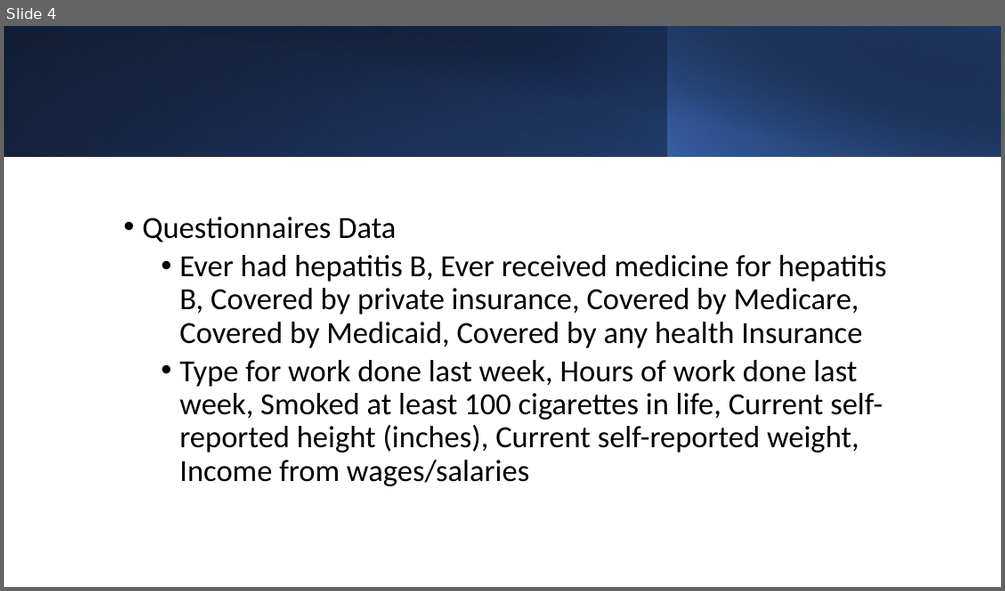
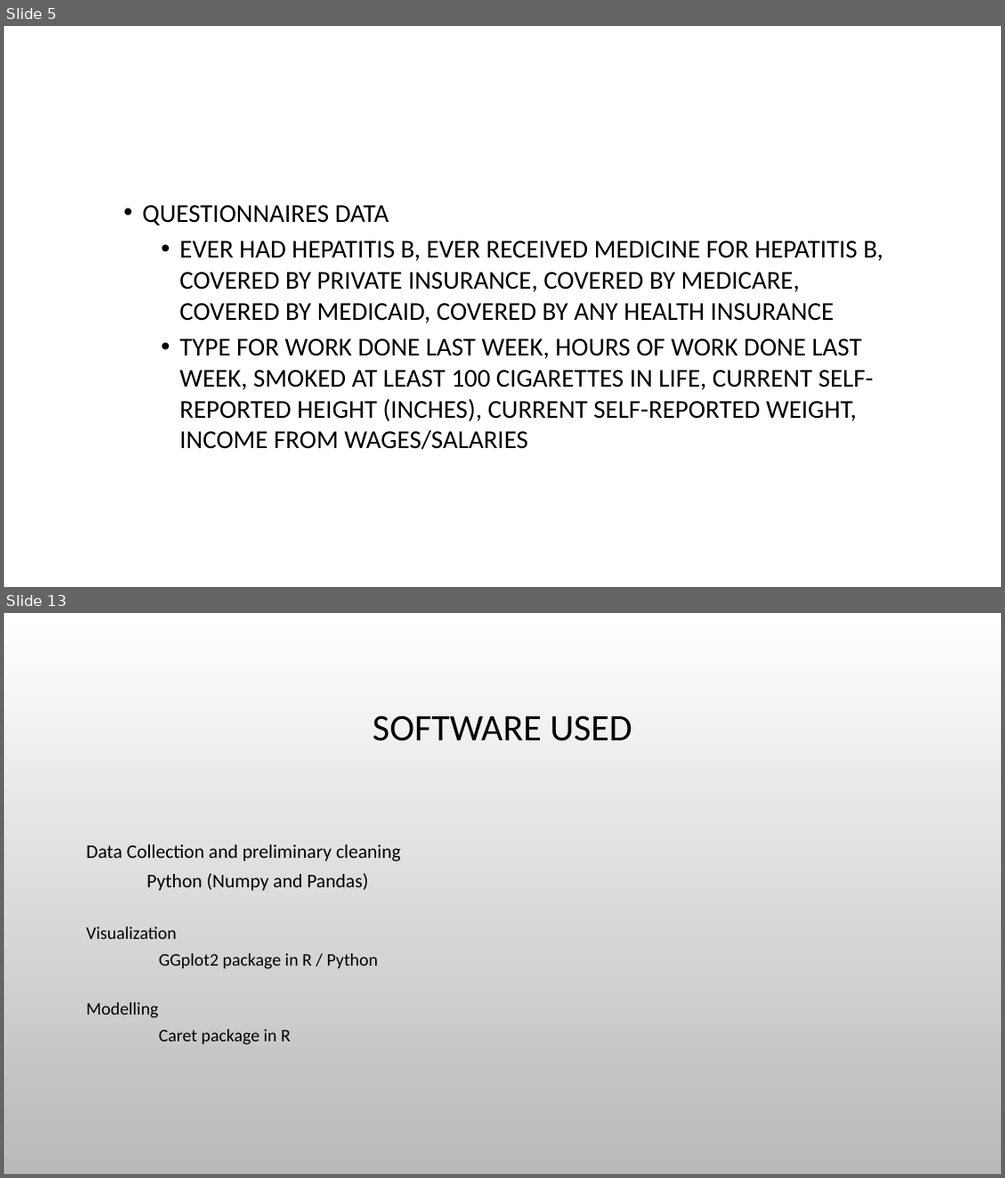
Before and after one commit to johnnie19/NHANES-HBV-Prediction-Analysis, a slide deck: Predictive Model for Chronic Hepatitis B Infection DataDivers.pptx. Shown one above the other, each under a label of ours: slide 4 before the commit, slides 5 and 13 after it; the slides between them are not shown. The pictures are 1005x591 and 1005x1178 pixels, drawn with LibreOffice and Linux fonts; fonts in the diff are those of the drawing; background and template pictures are left out. Boxes give left, top, right and bottom in pixels: in the first picture for what was removed or moved away, otherwise in the second. Text is boxed around its words. In the diff, an @@ line names an element or a change of style, - is before the commit and + after.

```diff
--- a/Predictive Model for Chronic Hepatitis B Infection DataDivers.pptx
+++ b/Predictive Model for Chronic Hepatitis B Infection DataDivers.pptx
@@ slide 13 added at (4, 613, 1001, 1174), background picture (left out) @@
@@ title added at (372, 715, 632, 741), 36 pt, text #000000 @@
+SOFTWARE USED
@@ text added at (86, 844, 401, 891), 18.4 pt, text #000000 @@
+Data Collection and preliminary cleaning
+Python (Numpy and Pandas)
@@ text added at (86, 926, 378, 969), 17 pt, text #000000 @@
+Visualization
+GGplot2 package in R / Python
@@ text added at (86, 1002, 291, 1045), 17 pt, text #000000 @@
+Modelling
+Caret package in R
@@ what was slide 4 is now slide 5 @@
@@ slide 5 changed as well @@
@@ rectangle removed at (4, 26, 1001, 156) @@
@@ rectangle removed at (4, 26, 668, 156) @@
@@ rectangle removed at (41, 26, 1001, 157) @@
@@ rectangle removed at (667, 26, 1001, 156) @@
@@ text at (142, 205, 883, 450): text changed; size 29.6 to 24.8 pt @@
-• Questionnaires Data
-  • Ever had hepatitis B, Ever received medicine for hepatitis B, Covered by private insurance, Covered by Medicare, Covered by Medicaid, Covered by any health Insurance
-  • Type for work done last week, Hours of work done last week, Smoked at least 100 cigarettes in life, Current self-reported height (inches), Current self-reported weight, Income from wages/salaries
+• QUESTIONNAIRES DATA
+  • EVER HAD HEPATITIS B, EVER RECEIVED MEDICINE FOR HEPATITIS B, COVERED BY PRIVATE INSURANCE, COVERED BY MEDICARE, COVERED BY MEDICAID, COVERED BY ANY HEALTH INSURANCE
+  • TYPE FOR WORK DONE LAST WEEK, HOURS OF WORK DONE LAST WEEK, SMOKED AT LEAST 100 CIGARETTES IN LIFE, CURRENT SELF-REPORTED HEIGHT (INCHES), CURRENT SELF-REPORTED WEIGHT, INCOME FROM WAGES/SALARIES
```
Also in this commit, not shown: 5 other slides changed, 11 other slides added, 8 slides removed.
